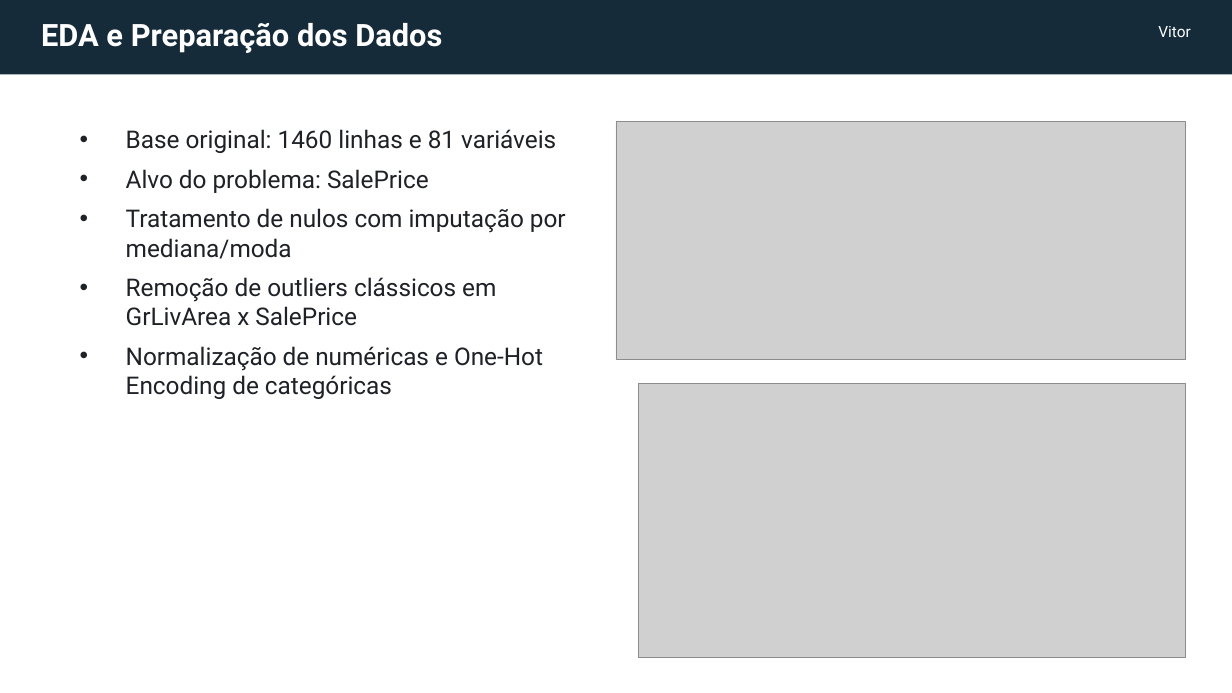
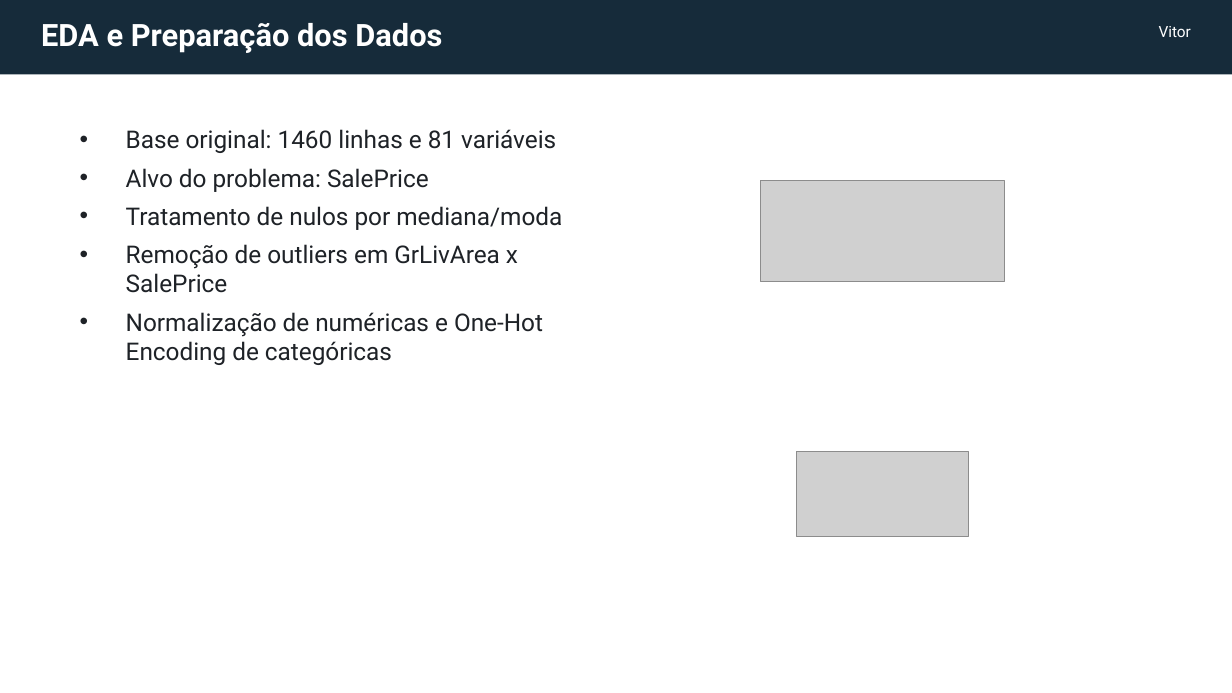
Before and after one commit to luisflipefv/analise-de-dados-c3, a slide deck: slide 4 of slides/apresentacao_house_prices_c3.pptx. Drawn at 1232x693 pixels with LibreOffice and Linux fonts; fonts in the diff are those of the drawing; grey boxes stand for pictures. Boxes give left, top, right and bottom in pixels: in the first picture for what was removed or moved away, otherwise in the second. Text is boxed around its words. In the diff, an @@ line names an element or a change of style, - is before the commit and + after.

```diff
--- a/slides/apresentacao_house_prices_c3.pptx
+++ b/slides/apresentacao_house_prices_c3.pptx
@@ text at box(126, 129, 556, 365): less space between paragraphs @@
@@ picture removed at box(616, 122, 1186, 360) @@
@@ text at box(126, 206, 562, 293): text changed @@
-• Tratamento de nulos com imputação por mediana/moda
-• Remoção de outliers clássicos em GrLivArea x SalePrice
+• Tratamento de nulos por mediana/moda
+• Remoção de outliers em GrLivArea x SalePrice
@@ picture added at box(761, 180, 1005, 282) @@
@@ picture removed at box(639, 384, 1186, 658) @@
@@ picture added at box(797, 451, 969, 537) @@
```
Also in this commit, not shown: 9 other slides changed, 3 slides added, 2 slides removed, 2 other files.
